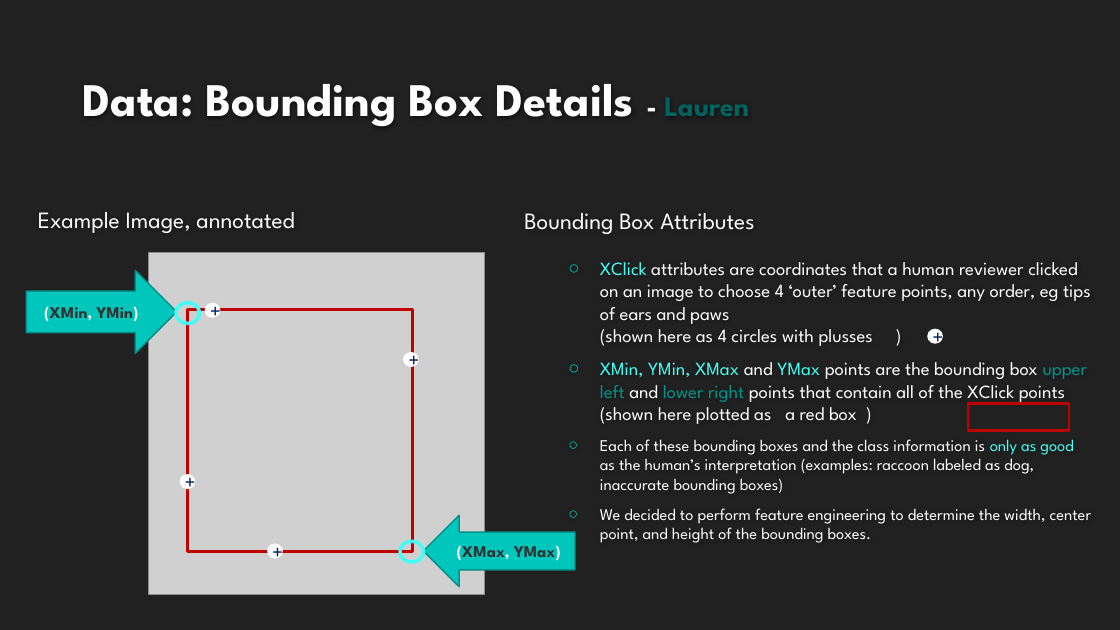
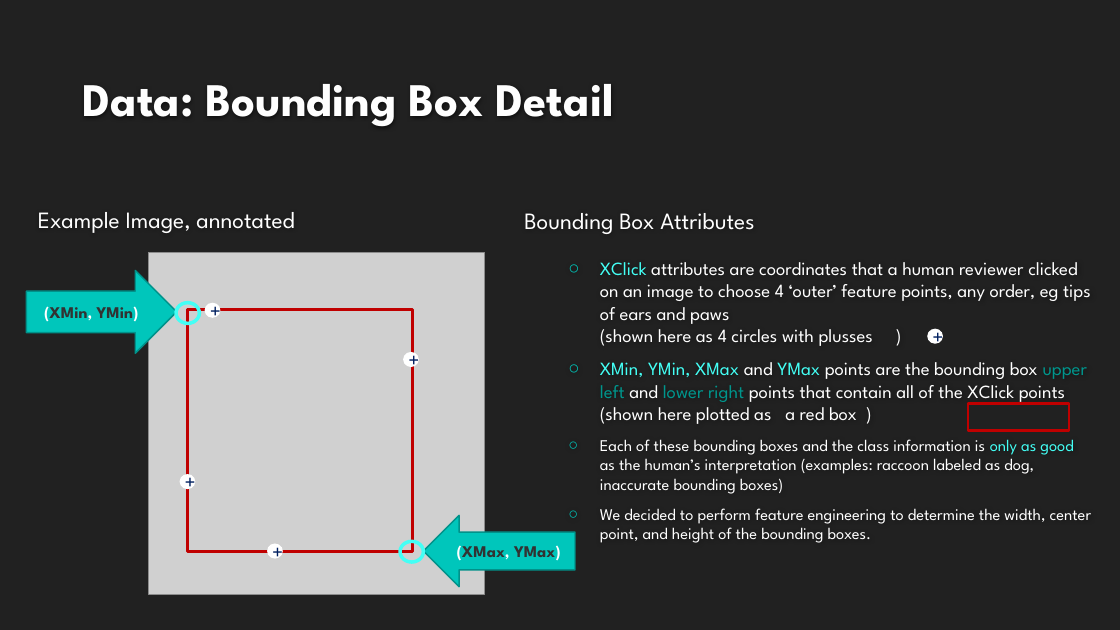
Before and after one commit to LaurenMadar/AML-finalgroup2, a slide deck: slide 7 of other/Group2_Phase1.pptx. Drawn at 1120x630 pixels with LibreOffice and Linux fonts; fonts in the diff are those of the drawing; grey boxes stand for pictures; background and template pictures are left out. Boxes give left, top, right and bottom in pixels: in the first picture for what was removed or moved away, otherwise in the second. Text is boxed around its words. In the diff, an @@ line names an element or a change of style, - is before the commit and + after.

Commit message:
Updated slides and finished Conclusion statement. Still needs more for Metrics sllide and Data slides.

```diff
--- a/other/Group2_Phase1.pptx
+++ b/other/Group2_Phase1.pptx
@@ title at box(83, 84, 614, 126): text changed @@
-Data: Bounding Box Details - Lauren
+Data: Bounding Box Detail
```
Also in this commit, not shown: 3 other slides changed, 1 slide removed.
